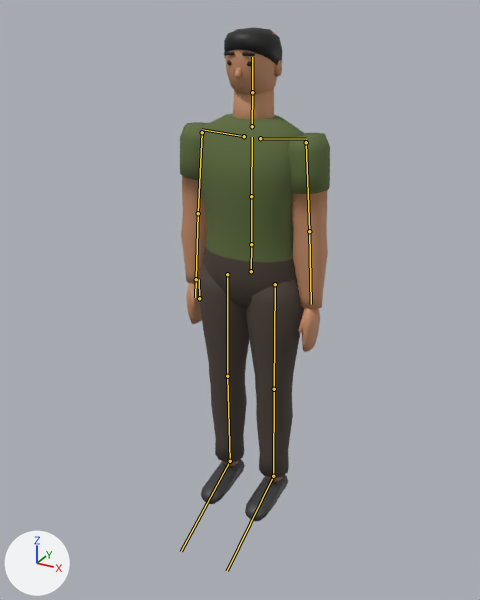
The glTF model public/models/characters/pedestrian_heavy.glb, before and after one commit.
The view is the same before and after, from a camera (50 mm lens) standing at (1.02, -1.937, 1.8) and looking at (0.047, -0.168, 0.916). Every picture has the same lights, and +X, +Y and +Z are marked at lower left. The first picture is the older version. The bones that change, and the others that lie on the model, are drawn over the model as lines.

The first picture shows 'body', 'hair', 'head'.
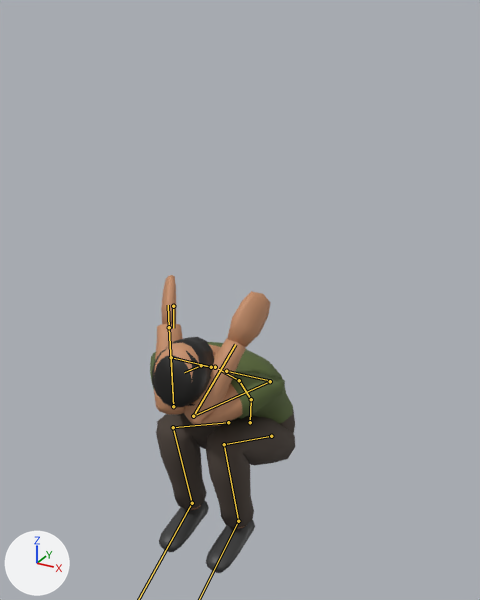
The newer file adds an action. The first version stands in its rest pose; the second is drawn at frame 7 of the action 'cower'.

Location of each change, [x1, y1, x2, y2] in pixels of the pictures (480 x 600 px):
'body', posed (31% shorter): before [180, 89, 330, 521]; after [150, 275, 295, 573]
'hair', posed: before [224, 27, 282, 65]; after [152, 337, 214, 407]
'head', posed: before [224, 33, 282, 95]; after [154, 343, 214, 406]
bone 'Hips', root to tip: before (251, 271) to (251, 244); after (250, 422) to (251, 400)
bone 'LeftUpperLeg', root to tip: before (275, 284) to (274, 389); after (271, 436) to (224, 444)
bone 'LeftLowerLeg', root to tip: before (274, 389) to (273, 476); after (224, 444) to (238, 521)
bone 'RightUpperLeg', root to tip: before (227, 274) to (227, 376); after (228, 422) to (173, 427)
bone 'RightLowerLeg', root to tip: before (227, 376) to (230, 461); after (173, 427) to (192, 503)
bone 'Spine', root to tip: before (251, 244) to (251, 196); after (251, 399) to (239, 380)
bone 'Chest', root to tip: before (251, 196) to (252, 137); after (239, 380) to (218, 369)
bone 'LeftUpperArm', root to tip: before (306, 142) to (309, 231); after (270, 381) to (193, 416)
bone 'LeftLowerArm', root to tip: before (309, 231) to (311, 304); after (193, 416) to (235, 344)
bone 'Neck', root to tip: before (252, 126) to (252, 92); after (215, 367) to (201, 365)
bone 'Head', root to tip: before (252, 92) to (252, 57); after (201, 365) to (184, 372)
bone 'RightUpperArm', root to tip: before (202, 132) to (198, 213); after (171, 357) to (173, 406)
bone 'RightLowerArm', root to tip: before (198, 213) to (196, 279); after (173, 406) to (169, 327)

The edits, one by one:
Bone 'Hips' (bone_hips) moves from (0.0, 0.0, 0.0) to (0.0, -0.631, 0.0).
Bone 'Hips' (bone_hips) turns from (0, 0, 0) to (-4, 0, 0) degrees about its own x, y and z.
Bone 'LeftUpperLeg' (bone_leftupperleg) turns from (0, 0, 0) to (-114, -2, 0) degrees about its own x, y and z.
Bone 'LeftLowerLeg' (bone_leftlowerleg) turns from (0, 0, 0) to (130, 0, 0) degrees about its own x, y and z.
Bone 'LeftFoot' (bone_leftfoot) turns from (0, 0, 0) to (-12, 0, 0) degrees about its own x, y and z.
Bone 'RightUpperLeg' (bone_rightupperleg) turns from (0, 0, 0) to (-114, 2, 0) degrees about its own x, y and z.
Bone 'RightLowerLeg' (bone_rightlowerleg) turns from (0, 0, 0) to (130, 0, 0) degrees about its own x, y and z.
Bone 'RightFoot' (bone_rightfoot) turns from (0, 0, 0) to (-12, 0, 0) degrees about its own x, y and z.
Bone 'Spine' (bone_spine) turns from (0, 0, 0) to (40, 1, 0) degrees about its own x, y and z.
Bone 'Chest' (bone_chest) turns from (0, 0, 0) to (15, 1, 0) degrees about its own x, y and z.
Bone 'LeftUpperArm' (bone_leftupperarm) turns from (0, 0, 0) to (-138, 2, -31) degrees about its own x, y and z.
Bone 'LeftLowerArm' (bone_leftlowerarm) turns from (0, 0, 0) to (-135, -9, 4) degrees about its own x, y and z.
Bone 'Neck' (bone_neck) turns from (0, 0, 0) to (10, 0, 0) degrees about its own x, y and z.
Bone 'Head' (bone_head) turns from (0, 0, 0) to (15, 2, 0) degrees about its own x, y and z.
Bone 'RightUpperArm' (bone_rightupperarm) turns from (0, 0, 0) to (-141, -4, 31) degrees about its own x, y and z.
Bone 'RightLowerArm' (bone_rightlowerarm) turns from (0, 0, 0) to (-135, 9, -4) degrees about its own x, y and z.
